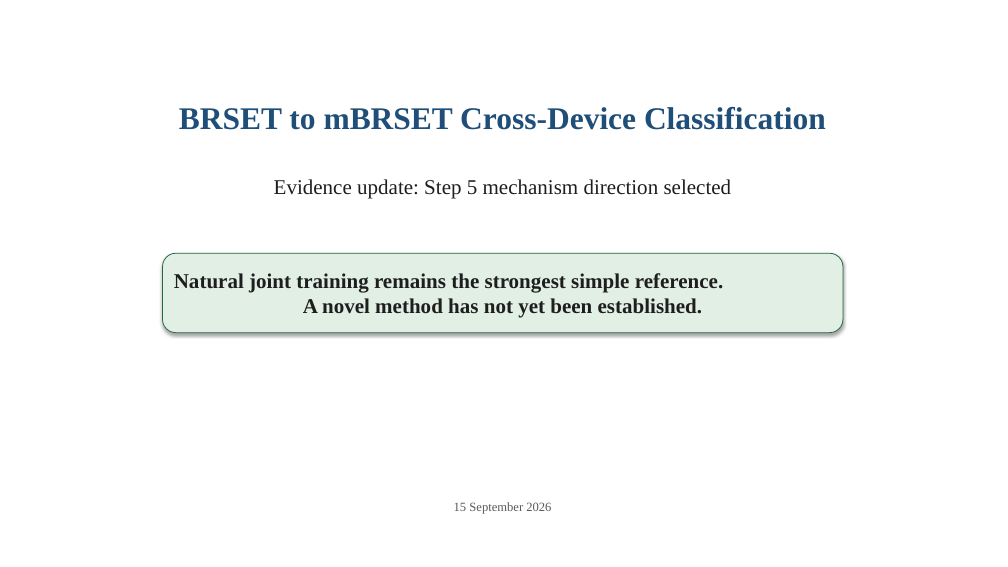
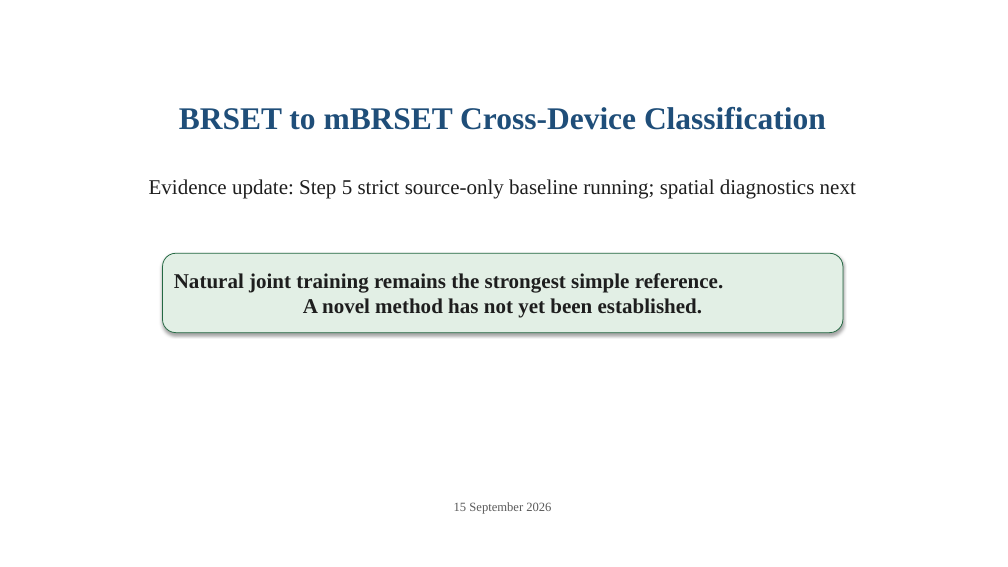
Before and after one commit to Sahith59/brset-convnextv2, a slide deck: slide 1 of research/codex/reports/BRSET_mBRSET_Research_Update.pptx. Drawn at 1008x567 pixels with LibreOffice and Linux fonts; fonts in the diff are those of the drawing. Boxes give left, top, right and bottom in pixels: in the first picture for what was removed or moved away, otherwise in the second. Text is boxed around its words. In the diff, an @@ line names an element or a change of style, - is before the commit and + after.

Commit message:
Launch strict source-only Step 5 baseline

```diff
--- a/research/codex/reports/BRSET_mBRSET_Research_Update.pptx
+++ b/research/codex/reports/BRSET_mBRSET_Research_Update.pptx
@@ text at [149,179,856,199]: text changed @@
-Evidence update: Step 5 mechanism direction selected
+Evidence update: Step 5 strict source-only baseline running; spatial diagnostics next
```
Also in this commit, not shown: 1 other slide changed, 29 other files.
